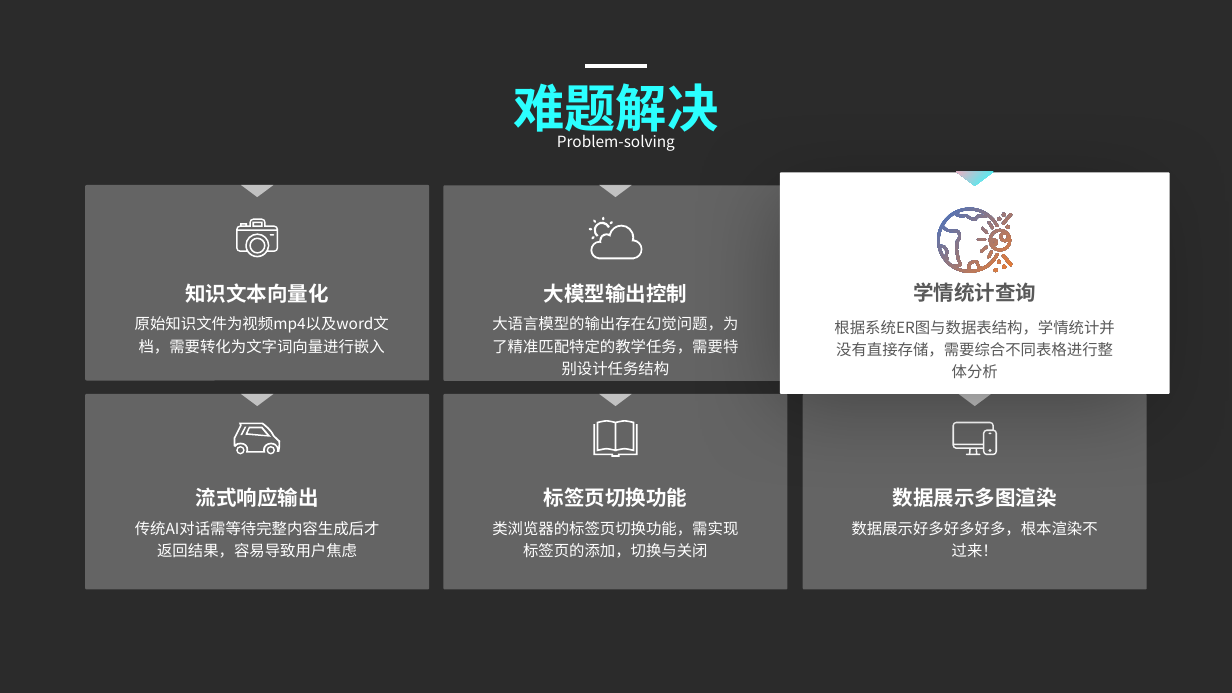
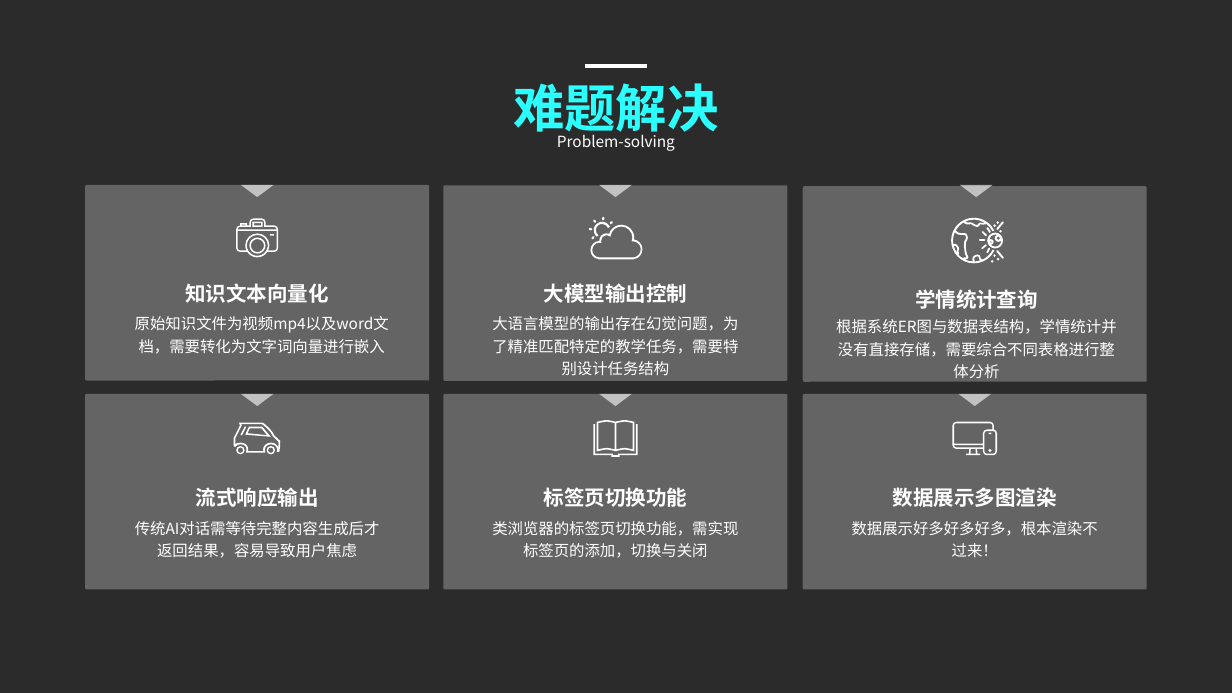
Before and after one commit to HyperKindred/MentorX, a slide deck: slide 12 of docs/实训答辩.pptx. Drawn at 1232x693 pixels with LibreOffice and Linux fonts; fonts in the diff are those of the drawing; background and template pictures are left out; a plain dark background stands for a picture behind light text. Boxes give left, top, right and bottom in pixels: in the first picture for what was removed or moved away, otherwise in the second. Text is boxed around its words. In the diff, an @@ line names an element or a change of style, - is before the commit and + after.

Commit message:
ppt

```diff
--- a/docs/实训答辩.pptx
+++ b/docs/实训答辩.pptx
@@ rounded rectangle: place and size @@
-rounded rectangle at box(780, 172, 1170, 394)
+rounded rectangle at box(803, 187, 1147, 383)
@@ rounded rectangle at box(803, 187, 1147, 383): fill #FFFFFF to #FFFFFF at 27% opacity; shadow off @@
@@ triangle: place and size @@
-triangle at box(957, 172, 994, 186)
+triangle at box(960, 185, 993, 197)
@@ triangle at box(960, 185, 993, 197): fill gradient #2BFFFF to #EAB1C4 to #FFFFFF at 60% opacity @@
@@ freeform shape: place and size @@
-freeform shape at box(937, 208, 1013, 273)
+freeform shape at box(951, 218, 1004, 263)
@@ freeform shape at box(951, 218, 1004, 263): fill gradient #4472C4 to #ED7D31 to #FFFFFF @@
@@ text "学情统计查询" at box(915, 289, 1038, 309): text colour #595959 to #FFFFFF @@
@@ text "学情统计查询": place and size @@
-text "学情统计查询" at box(913, 282, 1036, 302)
+text "学情统计查询" at box(915, 289, 1038, 309)
@@ text "根据系统ER图与数据表结构，学情统计并没有直接存储，需要综合不同表格进行整体分析" at box(836, 319, 1116, 378): text colour #595959 to #FFFFFF @@
```
Also in this commit, not shown: 2 other slides changed.
